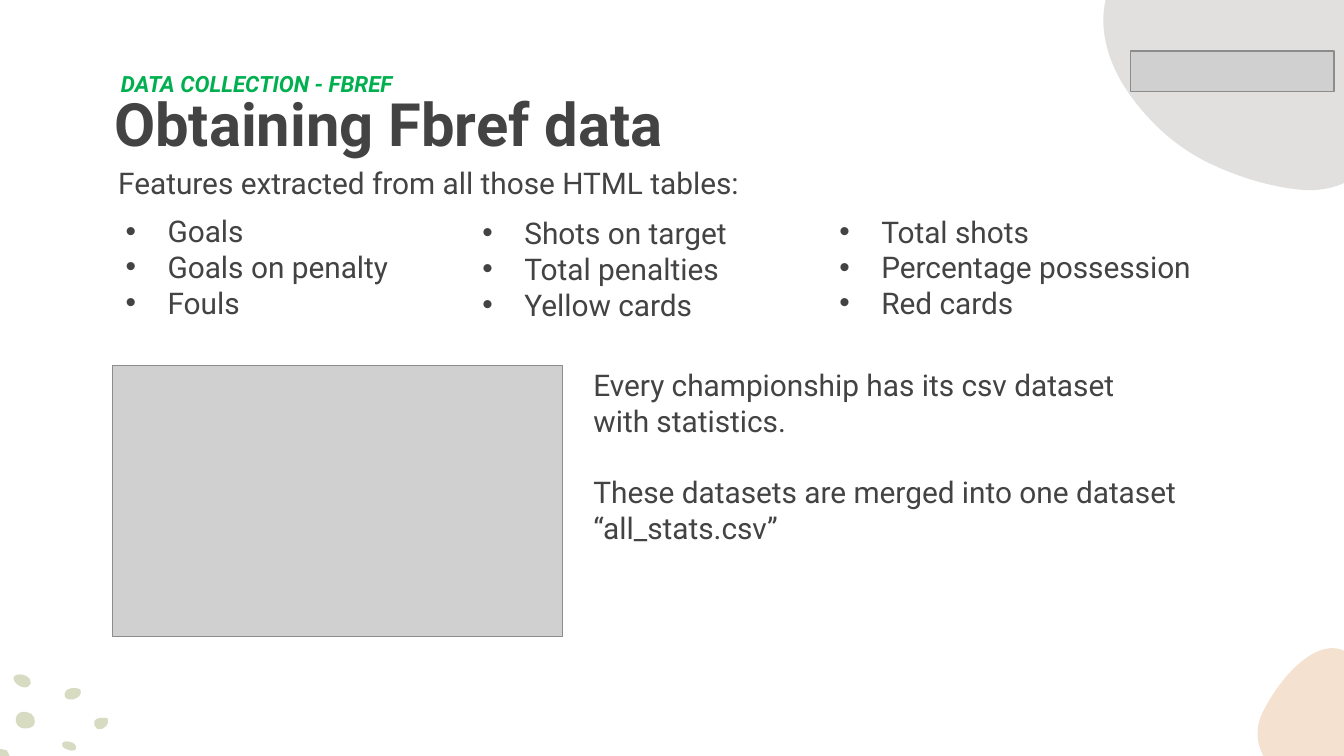
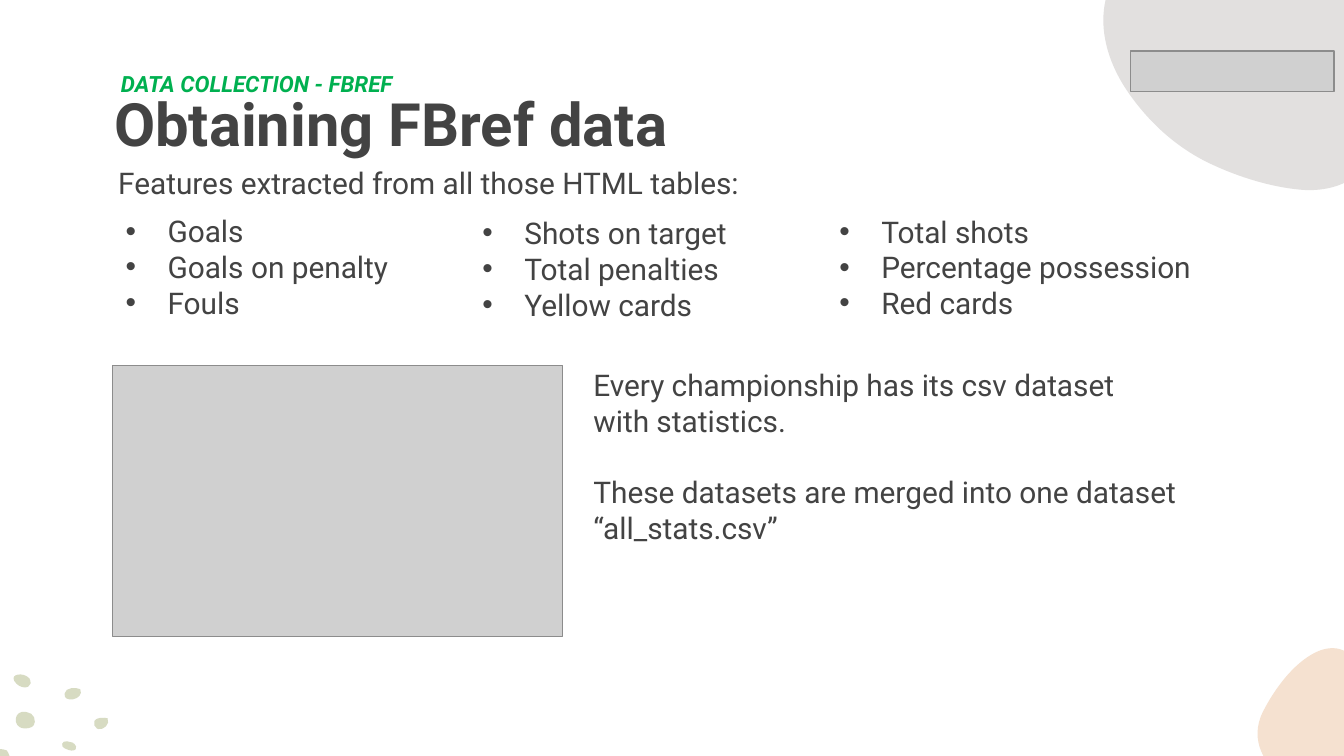
Before and after one commit to Malesone/The-winner-of-the-next-game, a slide deck: slide 5 of Presentation.pptx. Drawn at 1344x756 pixels with LibreOffice and Linux fonts; fonts in the diff are those of the drawing; grey boxes stand for pictures; background and template pictures are left out. Boxes give left, top, right and bottom in pixels: in the first picture for what was removed or moved away, otherwise in the second. Text is boxed around its words. In the diff, an @@ line names an element or a change of style, - is before the commit and + after.

```diff
--- a/Presentation.pptx
+++ b/Presentation.pptx
@@ text at [114, 90, 667, 159]: text changed @@
-Obtaining Fbref data
+Obtaining FBref data
```
Also in this commit, not shown: 5 other slides changed, 4 slides added, 1 slide removed, 1 other file.
